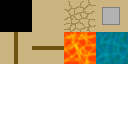
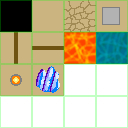
Layers edited between the first and the second (128, 128) image:
showed "grid" over [0, 0, 128, 128]
painted on "Background" over [0, 64, 64, 96]
